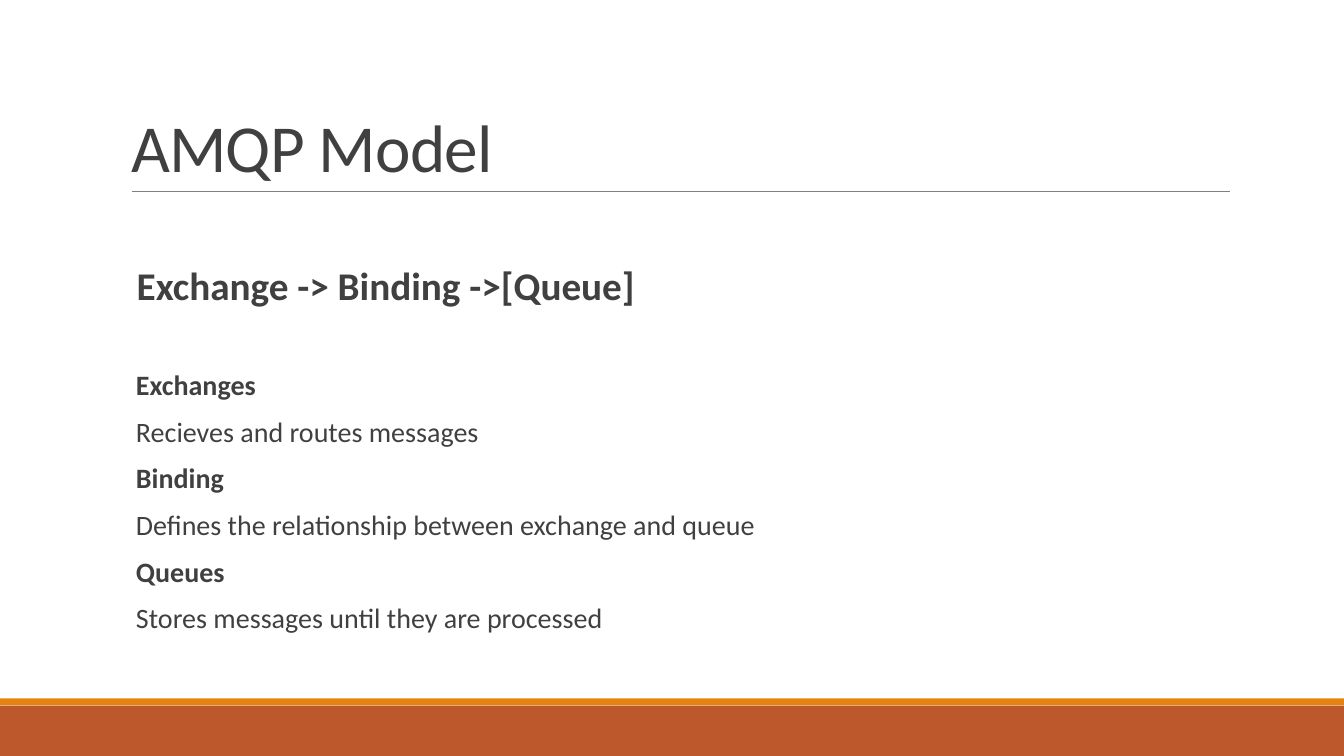
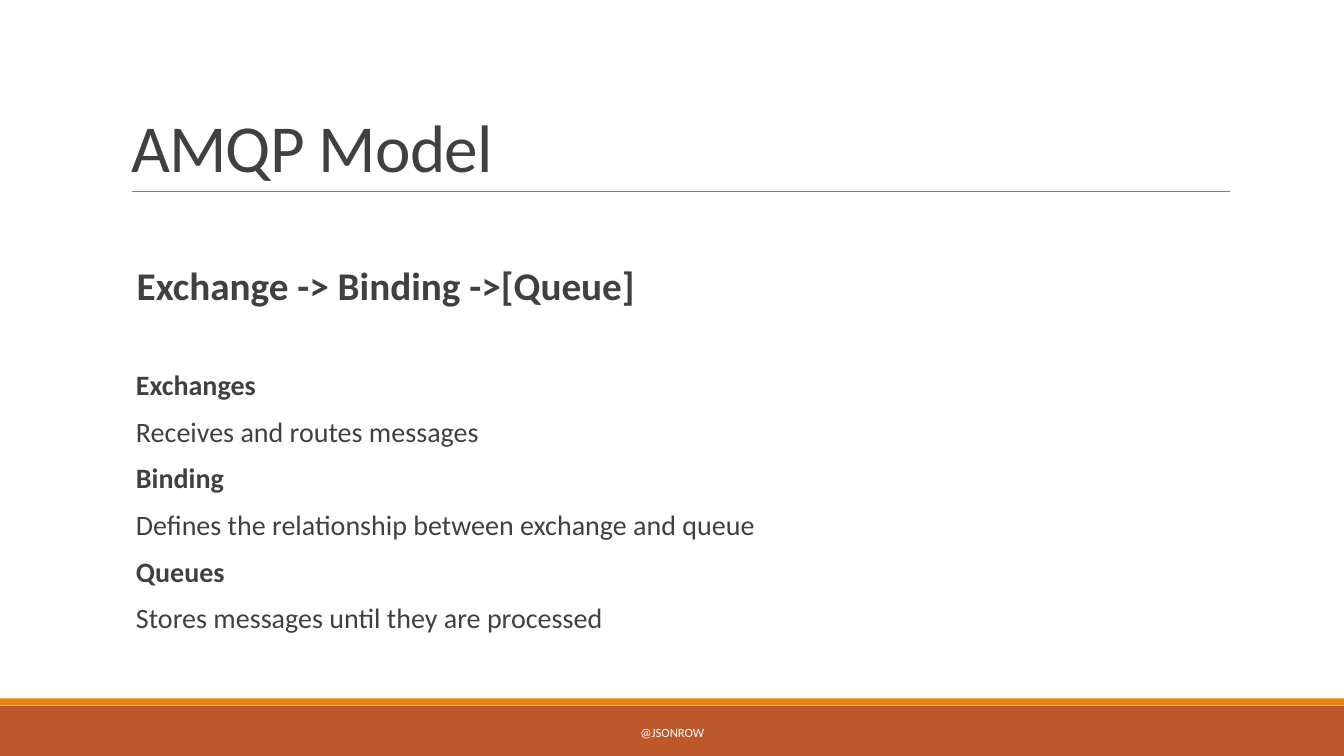
Before and after one commit to JasonRowe/TCCC23, a slide deck: slide 5 of Microservice_plumbing_with_RabbitMQ.pptx (slide 6 before the commit). Drawn at 1344x756 pixels with LibreOffice and Linux fonts; fonts in the diff are those of the drawing. Boxes give left, top, right and bottom in pixels: in the first picture for what was removed or moved away, otherwise in the second. Text is boxed around its words. In the diff, an @@ line names an element or a change of style, - is before the commit and + after.

```diff
--- a/Microservice_plumbing_with_RabbitMQ.pptx
+++ b/Microservice_plumbing_with_RabbitMQ.pptx
@@ text at (136,422,479,447): text changed @@
-  Recieves and routes messages
+  Receives and routes messages
@@ text added at (640,729,704,739), 9 pt, text #FFFFFF @@
+@JSONROW
```
Also in this commit, not shown: 28 other slides changed, 7 slides added, 7 slides removed, 14 other files.
